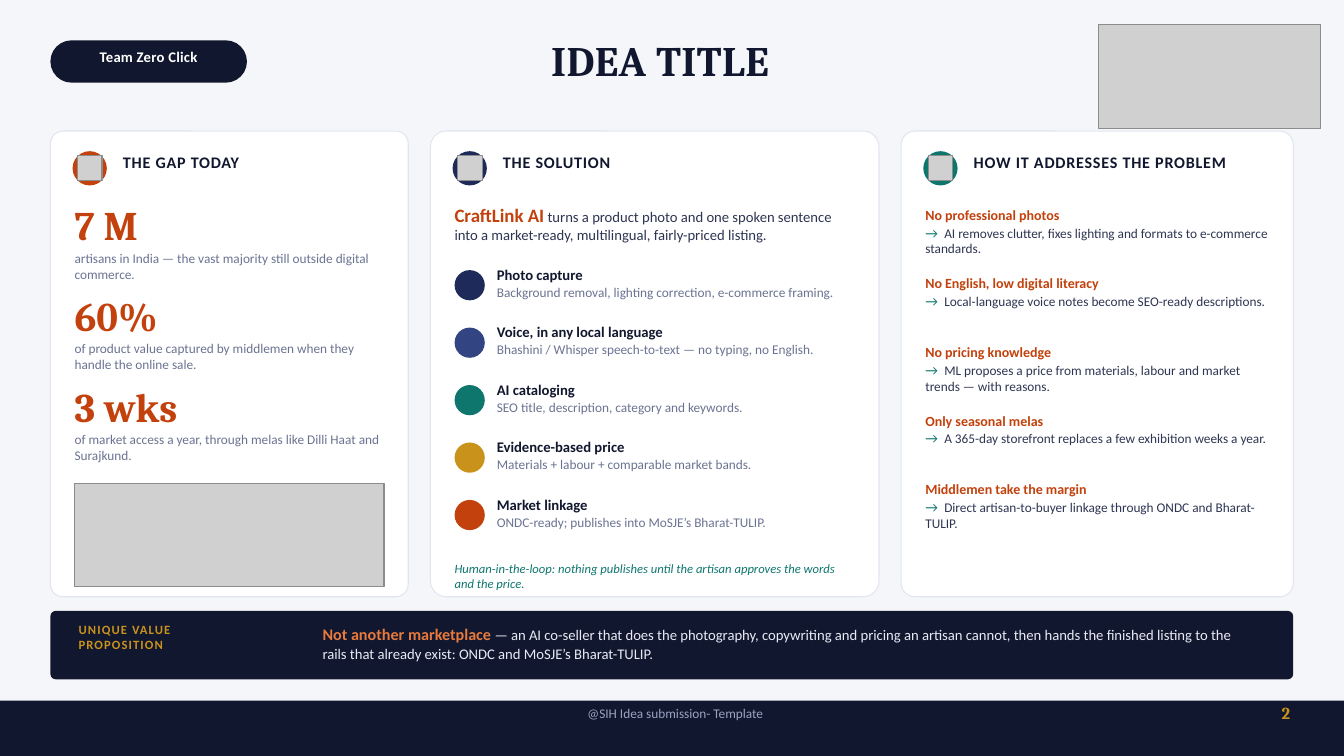
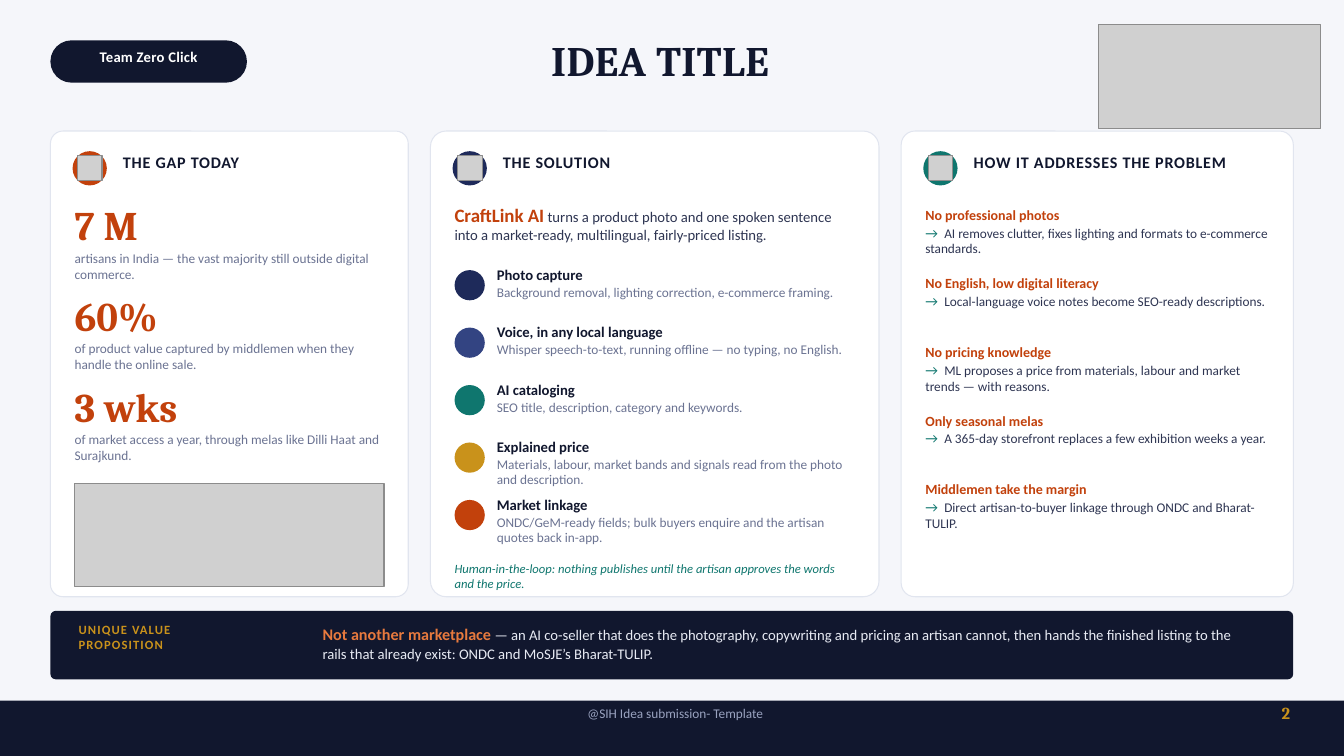
Before and after one commit to yogeshwardev/SIH-project, a slide deck: slide 2 of CraftLink_AI_SIH2026.pptx. Drawn at 1344x756 pixels with LibreOffice and Linux fonts; fonts in the diff are those of the drawing; grey boxes stand for pictures; background and template pictures are left out. Boxes give left, top, right and bottom in pixels: in the first picture for what was removed or moved away, otherwise in the second. Text is boxed around its words. In the diff, an @@ line names an element or a change of style, - is before the commit and + after.

```diff
--- a/CraftLink_AI_SIH2026.pptx
+++ b/CraftLink_AI_SIH2026.pptx
@@ text at <box>497,345,842,356</box>: text changed @@
-Bhashini / Whisper speech-to-text — no typing, no English.
+Whisper speech-to-text, running offline — no typing, no English.
@@ text at <box>497,441,842,486</box>: text changed @@
-Evidence-based price
-Materials + labour + comparable market bands.
+Explained price
+Materials, labour, market bands and signals read from the photo and description.
@@ text at <box>497,518,824,544</box>: text changed @@
-ONDC-ready; publishes into MoSJE’s Bharat-TULIP.
+ONDC/GeM-ready fields; bulk buyers enquire and the artisan quotes back in-app.
```
Also in this commit, not shown: 4 other slides changed, 8 other files.
